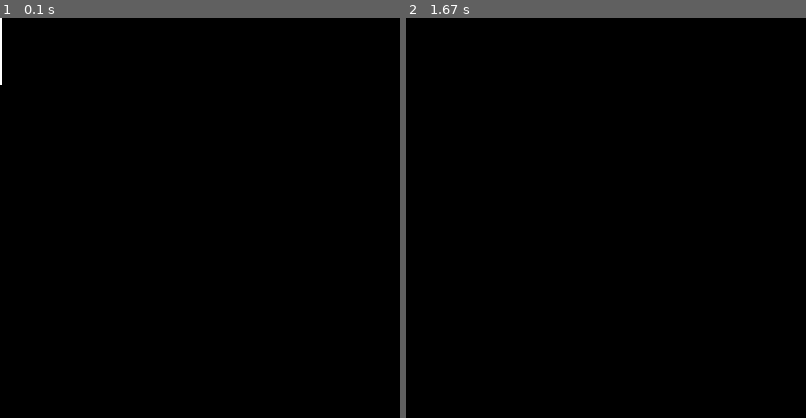
Above: before the commit, frames 1-2 (left to right).
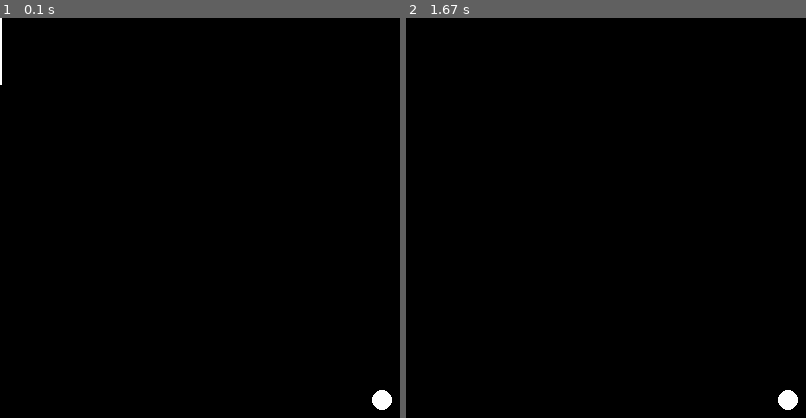
Above: after the commit, the same moments.

Repository: CoMm4nDo-1/Pong
Game: pygame game, started from Pygame.py
Two runs of this game, one before a commit and one after it. Both use one fixed random seed, a clock stepped at 60 frames per second and the inputs below.
Inputs:
- Up to frame 1 (0.1 s): no input
- Up to frame 2 (1.67 s): hold Up 0.33-0.8 s
The pictures show only the part of the screen within x 2-52%, y 2-52%; the shares and areas given below are measured in that part.

The runs differ from the first frame. In frame 1, 0.2% of the frame differs, in the area x 93-98%, y 93-98%; in frame 2, 0.2%.

Commit message:
Created ball

Diff:
--- a/Pygame.py
+++ b/Pygame.py
@@ -30,8 +30,8 @@
         self.color = ("#FFFFFF")
     def draw(self):
         # draws the paddle on the screen
-        rect = pygame.Rect(self.x, self.y, self.width, self.height)
-        pygame.draw.rect(screen, self.color, rect)
+        rectangle = pygame.Rect(self.x, self.y, self.width, self.height)
+        pygame.draw.rect(screen, self.color, rectangle)
     def move(self):
         keys = pygame.key.get_pressed()
         if keys[pygame.K_w]:
@@ -43,8 +43,18 @@
         elif keys[pygame.K_UP]:
             self.y -= 15
 
+# Defines ball class
+class Ball:
+    def __init__(self):
+        # Ball starting position
+        self.x = 400
+        self.y = 400
+    def draw(self):
+        circle = pygame.draw.circle(screen, ("#FFFFFF"), (self.x, self.y), 10)
 
 paddle = Paddle()
+ball = Ball()
+
 
 while True:
     for event in pygame.event.get():
@@ -56,7 +66,7 @@
     screen.fill("black")
     paddle.draw()
     paddle.move()
-
+    ball.draw()
 
     #determines how many fps game will run at
     clock.tick(60) # 60 fps
